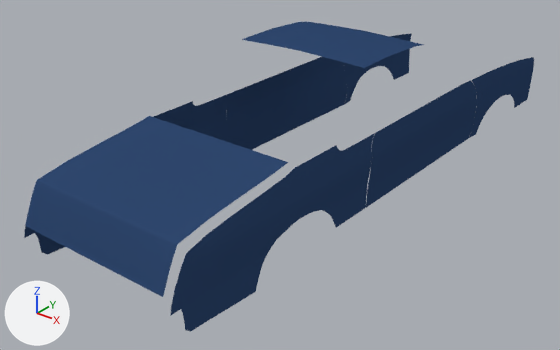
Two versions of the Blender file blender/cutlass.blend, one commit apart.
Rendered twice from a 50 mm camera at (3.13, -3.32, 2.7) aimed at (-0.16, 0.8, 0.14). The axes (+X, +Y, +Z) are drawn at lower left. The lights are the same throughout.

The first picture shows 'Hood.000', 'Hood.005', 'Hood.006', 'Hood.008', 'TrunkLid'.
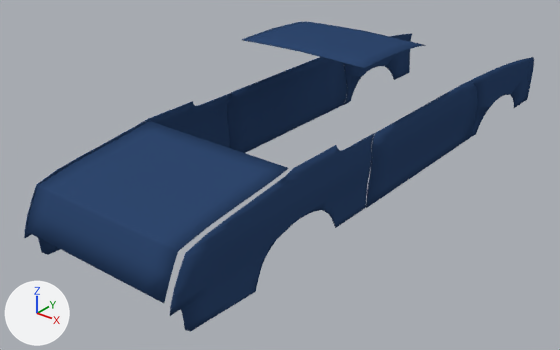
What differs and where, as boxes [x1, y1, x2, y2] in the pictures (560 x 350 px):
'TrunkLid', moved, modifiers changed: before [25, 116, 288, 297]; after [26, 121, 289, 303]
'Hood.000', modifiers changed: [24, 93, 374, 331] in both
'Hood.008', modifiers changed: before [226, 57, 477, 207]; after [227, 57, 477, 208]

Diff of the bpy script that builds the scene:
```diff
--- a/blender/cutlass.blend.py
+++ b/blender/cutlass.blend.py
@@ ob_hood_008 @@
 _m = ob_hood_008.modifiers.new('Mirror', 'MIRROR')
+_m = ob_hood_008.modifiers.new('Solidify', 'SOLIDIFY')
+_m.thickness = 0.00508
+_m.nonmanifold_thickness_mode = 'FIXED'
+_m.nonmanifold_merge_threshold = 0.0003
@@ ob_hood_000 @@
 _m = ob_hood_000.modifiers.new('Mirror', 'MIRROR')
+_m = ob_hood_000.modifiers.new('Solidify', 'SOLIDIFY')
+_m.thickness = 0.00508
+_m.nonmanifold_thickness_mode = 'FIXED'
+_m.nonmanifold_merge_threshold = 0.0003
@@ ob_trunklid @@
 ob_trunklid = bpy.data.objects.new('TrunkLid', me_plane_002)
-ob_trunklid.location = (0.002, -0.501, 0.715)
+ob_trunklid.location = (0.002, -0.501, 0.679)
 ob_trunklid.scale = (0.651, 1.0, 1.0)
@@ ob_trunklid @@
 _m = ob_trunklid.modifiers.new('Mirror', 'MIRROR')
 _m.use_axis = (False, False, False)
+_m = ob_trunklid.modifiers.new('Solidify', 'SOLIDIFY')
+_m.thickness = 0.00508
+_m.nonmanifold_thickness_mode = 'FIXED'
+_m.nonmanifold_merge_threshold = 0.0003
```
